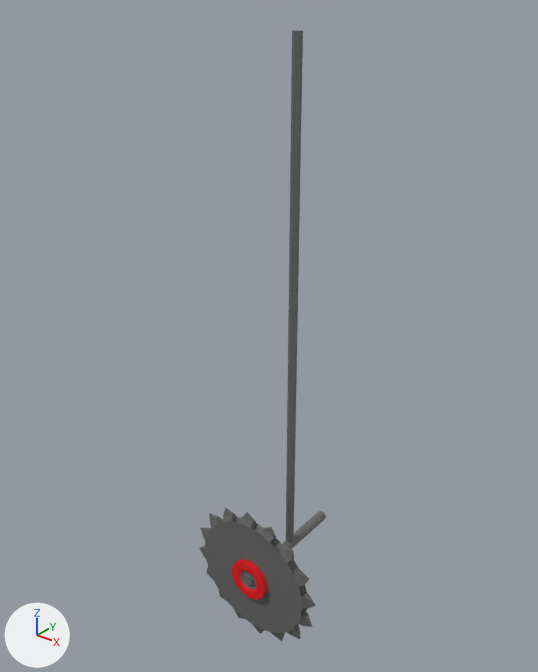
One commit to the FBX model Assets/Meshes/SchwingendeSäge.fbx: the scene before it, then after it.
Rendered twice from a 50 mm lens placed at (6.27, -7.43, 9.24), pointed at (-0.42, 0.93, 4.06). Every picture has the same lights, and +X, +Y and +Z are marked at lower left. Where no turn or scale is listed for an object, it has been applied to the vertices.

The first picture shows 'Kreissäge', 'Kreissäge.002'.
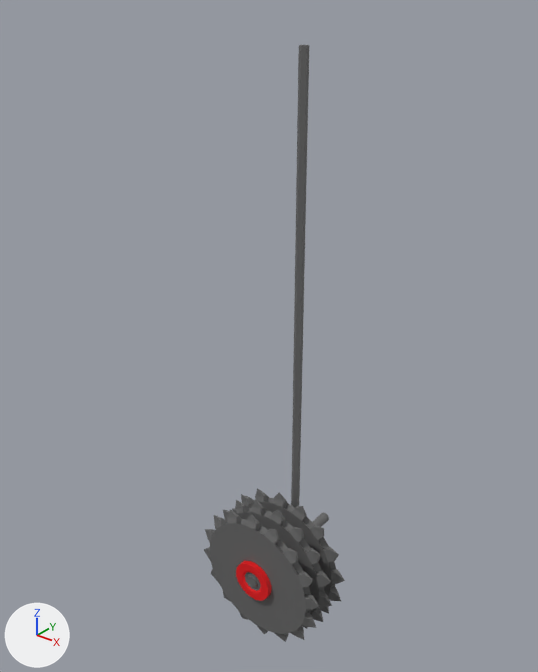
What differs and where, as boxes (x1, y1, x2, y2) in the pictures (538 x 672 px):
'Kreissäge.002', reshaped, moved (11% wider, 343% taller)
    before: (199, 507, 326, 641)
    after: (204, 45, 345, 642)
'Kreissäge', deleted
    before: (286, 30, 303, 544)
part 1 of me_cylinder_001, added
    after: (223, 500, 332, 629)
part 2 of me_cylinder_001, added
    after: (232, 488, 345, 614)
part 3 of me_cylinder_001, added
    after: (291, 45, 309, 507)

Edits to the bpy script that builds the scene:
```text
Change me_cylinder_001:
    used by ob_kreissäge_002; location = (0.0, 0.0, 0.0)
    remove me_cylinder_001.from_pydata(...)  # 784 vertices, 802 faces; spans x -1.29..1.29, y -0.17..2.01, z -1.29..1.29
    add me_cylinder_001.from_pydata(...)  # 2179 vertices, 2225 faces; spans x -1.29..1.29, y -0.17..2.01, z -1.29..8.51
    me_cylinder_001 part 1: a new loose piece of 688 vertices spanning x -1.29..1.29, y 0.2..0.49, z -1.29..1.29
    me_cylinder_001 part 2: a new loose piece of 688 vertices spanning x -1.29..1.29, y 0.56..0.85, z -1.29..1.29
    me_cylinder_001 part 3: a new loose piece of 17 vertices spanning x -0.06..0.07, y 0.96..1.1, z -0.1..8.51, in mat_säge (dark grey #696969)
Remove ob_kreissäge:
    ob_kreissäge = bpy.data.objects.new('Kreissäge', me_cylinder_002)
    ob_kreissäge.location = (0.0, 1.25, 8.6)
Change ob_kreissäge_002:
    ob_kreissäge_002.location: (0.0, 0.0, 0.0) -> (0.0, 0.11, -0.11)
```
